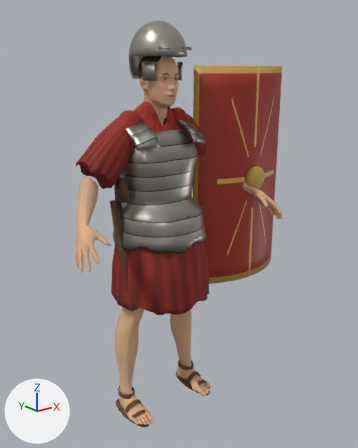
Renders of the glTF model modelos/personaje_legionario.glb from each side of a commit.
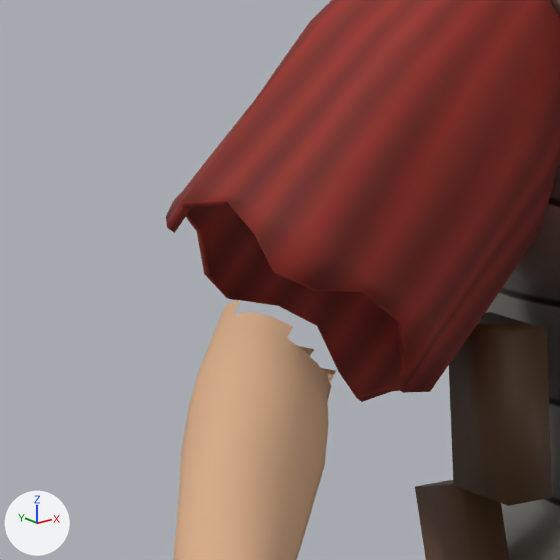
There are two pictures of each version: one whole from a 50 mm camera at (-1.304, -1.777, 1.617) aimed at (0.102, -0.018, 0.913), one close up on the part from 15% to 36% of the width and 30% to 47% of the height. Lighting does not change. The marker at lower left points along +X, +Y and +Z. The last two pictures show the newer version. Vertices at exactly the same position are counted once.

In view in the first close-up: 'gladius', 'legionario_cuerpo', 'lorica', 'manga.009' and 1 more.
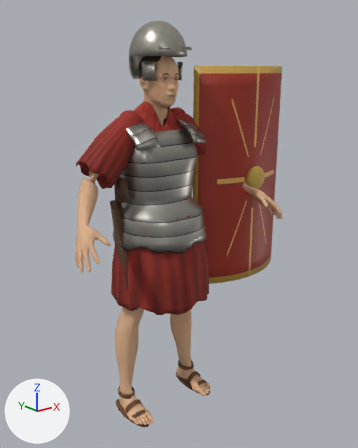
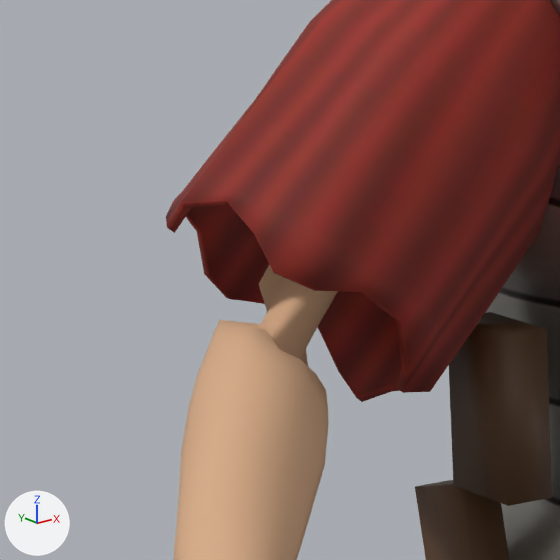
What differs and where, as boxes [x1, y1, x2, y2] in the close-ups (560 x 560 px; the box of a moved part takes in the faces that stretch with it):
'legionario_cuerpo', reshaped
    before: [174, 300, 336, 560]
    after: [174, 264, 338, 560]
part 1 of me_legionario_cuerpo, moved or reshaped
    before: [216, 300, 336, 402]
    after: [220, 264, 338, 366]

The change, as a diff of the scene's bpy script:
```diff
--- a/modelos/personaje_legionario.glb.py
+++ b/modelos/personaje_legionario.glb.py
@@ me_legionario_cuerpo @@
 # used by ob_legionario_cuerpo; location = (0.0, 0.0, 0.0)
-me_legionario_cuerpo.from_pydata(...)  # 7743 vertices, 15178 faces; spans x -0.544..0.544, y -0.312..0.143, z 0.0..1.497
+me_legionario_cuerpo.from_pydata(...)  # 8092 vertices, 15844 faces; spans x -0.544..0.544, y -0.312..0.14, z 0.0..1.497
+# me_legionario_cuerpo part 1: 358 vertices moved from x -0.363..0.363, y -0.087..0.143, z 0.596..1.482 to x -0.351..0.351, y -0.075..0.131, z 0.597..1.483; 52 vertices removed from x -0.36..0.36, y -0.085..0.062, z 1.022..1.477; 401 vertices added at x -0.348..0.348, y -0.073..0.08, z 1.02..1.479
 me_legionario_cuerpo.materials.append(mat_legionario_piel)
```
